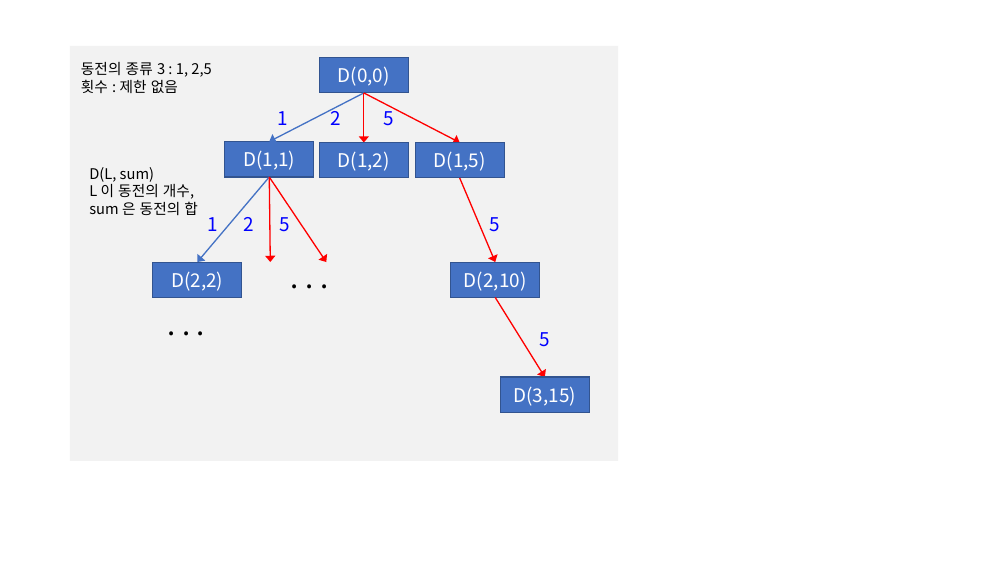
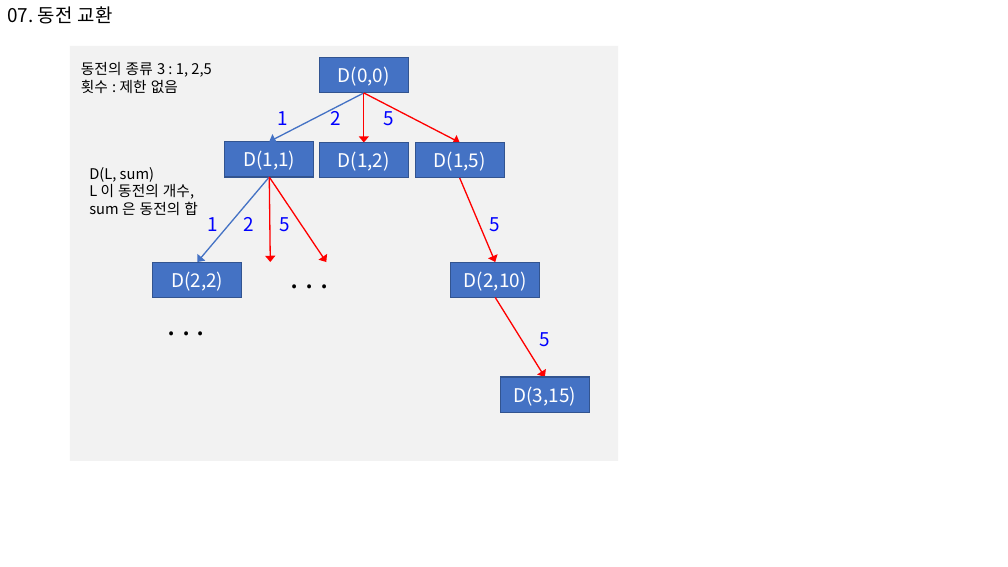
Before and after one commit to s-jinipark/pythonTest, a slide deck: slide 5 of inf-learn/section6/연습/인프런_코딩_section6.pptx. Drawn at 1008x567 pixels with LibreOffice and Linux fonts; fonts in the diff are those of the drawing. Boxes give left, top, right and bottom in pixels: in the first picture for what was removed or moved away, otherwise in the second. Text is boxed around its words. In the diff, an @@ line names an element or a change of style, - is before the commit and + after.

```diff
--- a/inf-learn/section6/연습/인프런_코딩_section6.pptx
+++ b/inf-learn/section6/연습/인프런_코딩_section6.pptx
@@ text added at [7, 6, 113, 24], 18 pt, text #000000 @@
+07. 동전 교환
```
Also in this commit, not shown: 3 other slides changed, 2 slides added, 5 other files.
